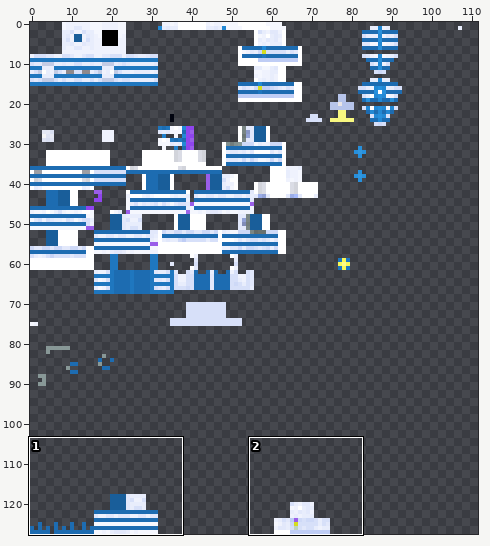
Two versions of one sprite sheet, common/src/main/resources/assets/roundabout/textures/stand/soft_and_wet/striped.png. The picture above shows the old version from afar; the outline marks the close-up.
Close-up. Before the edit:
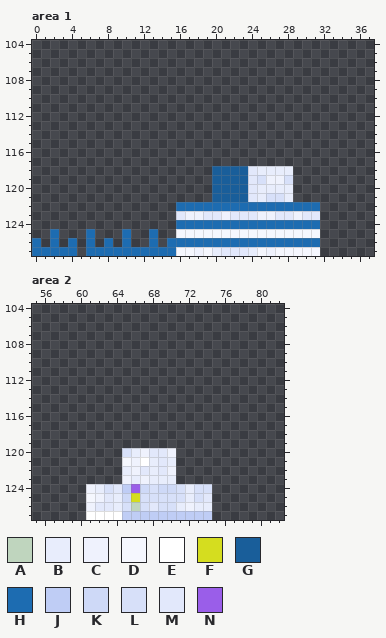
The file is 128x128 pixels. Pixels under 10% opacity are left out. Colours within 5 levels of each other are drawn and written as one. Shown: area 1: x 0..37, y 104..127; area 2: x 55..82, y 104..127. The wide view leaves out empty margins.
Palette (. is transparent): A #bfd5be  B #e8edfc  C #eff2fd  D #f5f7fe  E #ffffff  F #d5dd1f  G #195e9a  H #1d6cb1  J #bfcdf5  K #ced9f7  L #d7e0f9  M #e2e8fb  N #9a5ee9
After the commit:
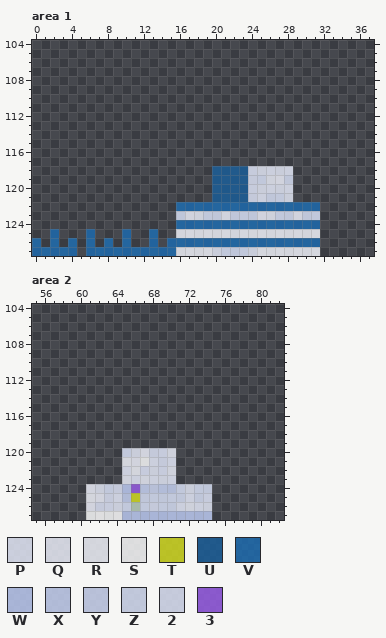
Colours new in this view: P #e8edfcd1  Q #eff2fdd1  R #f5f7fed1  S #ffffffd1  T #d5dd1fd1  U #195e9ad1  V #1d6cb1d1  W #bfcdf5d1  X #cad6f6d1  Y #d2dcf8d1  Z #dce4fad1  2 #e2e8fbd1  3 #9a5ee9d1
The exact change:
@@ palette @@
-A #bfd5be
+A #bfd5bed1
--- area 1
@@ x 0..37 @@
 117 ......................................
-118 ....................GGGGMBBBB.........
-119 ....................GGGGMLCCL.........
-120 ....................GGGGMBBBB.........
-121 ....................GGGGMBLLB.........
-122 ................HHHHHHHHHHHHHHHH......
-123 ................MCCMMCMMMCCMMCMM......
-124 ................HHHHHHHHHHHHHHHH......
-125 ..H...H...H..H..DDDDDDDDDDDDDDDD......
-126 H.H.H.H.H.H..H.HHHHHHHHHHHHHHHHH......
-127 HHHHH.HHHHHHHHHHDDCDBMMMBDCDDDDD......
+118 ....................UUUU2PPPP.........
+119 ....................UUUU2ZQQZ.........
+120 ....................UUUU2PPPP.........
+121 ....................UUUU2PZZP.........
+122 ................VVVVVVVVVVVVVVVV......
+123 ................ZQQZZQZZZQQZZQZZ......
+124 ................VVVVVVVVVVVVVVVV......
+125 ..V...V...V..V..RRRRRRRRRRRRRRRR......
+126 V.V.V.V.V.V..V.VVVVVVVVVVVVVVVVV......
+127 VVVVV.VVVVVVVVVVRRRRPZZZPRRRRRRR......
--- area 2
@@ x 59..76 @@
 119 ..................
-120 ......LBCMMC......
-121 ......DCEBMB......
-122 ......BCMBMC......
-123 ......CBCBBB......
-124 ..CBLMJNKLKKLBLL..
-125 ..DCMBKFLLLLLBLM..
-126 ..CMMBLALMLLBCBB..
-127 ..EEEEJJJJJJJJJJ..
+120 ......ZPQ22Q......
+121 ......RQSP2P......
+122 ......PR2P2Q......
+123 ......QPQPPP......
+124 ..QPZ2W3XYXXZPZZ..
+125 ..RQ2PXTZZZZZPZ2..
+126 ..Q22PZAZ2ZZPQPP..
+127 ..SSSSWWWWWWWWWW..
Pixel boxes of the changes (left, top, right, bottom) in both close-ups:
changed: (32, 166, 320, 256)
changed: (86, 448, 212, 520)
